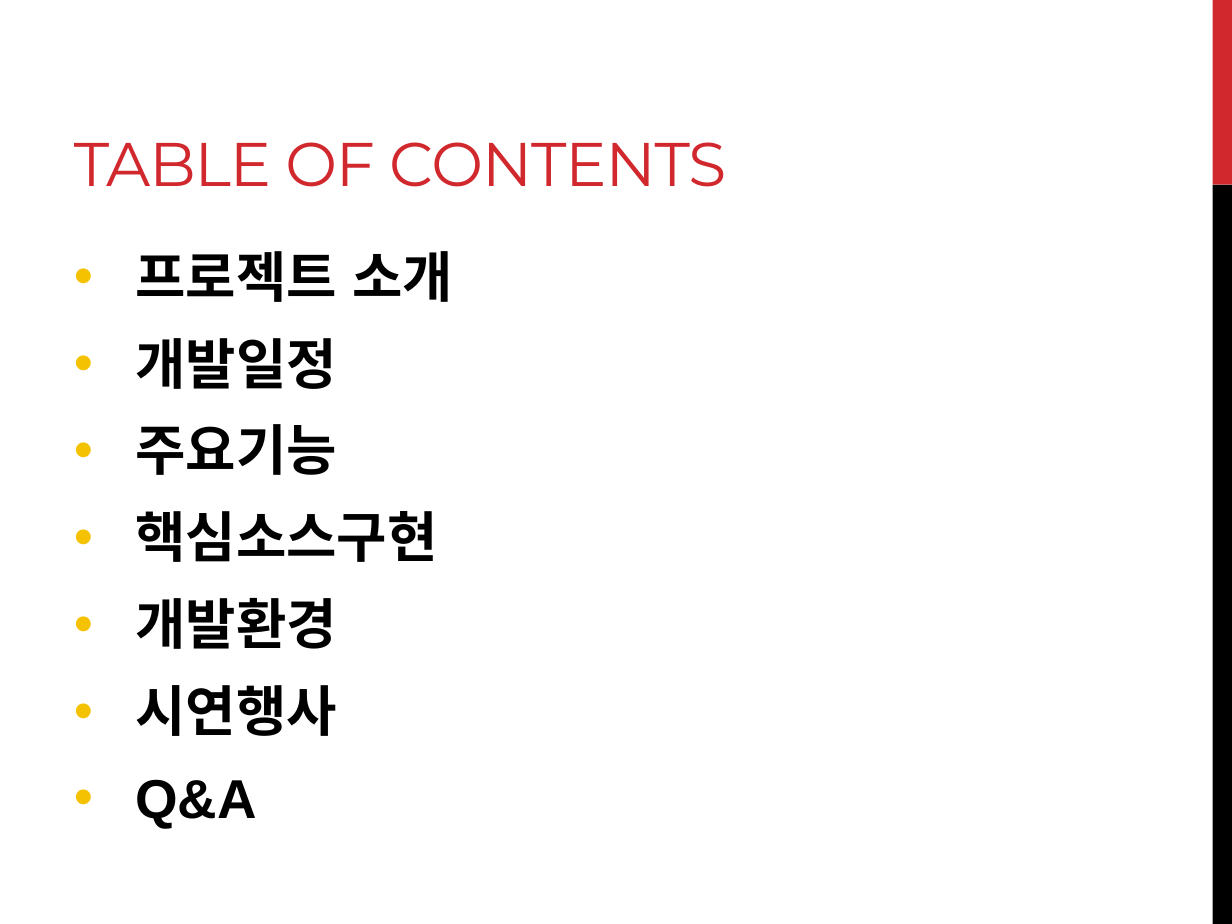
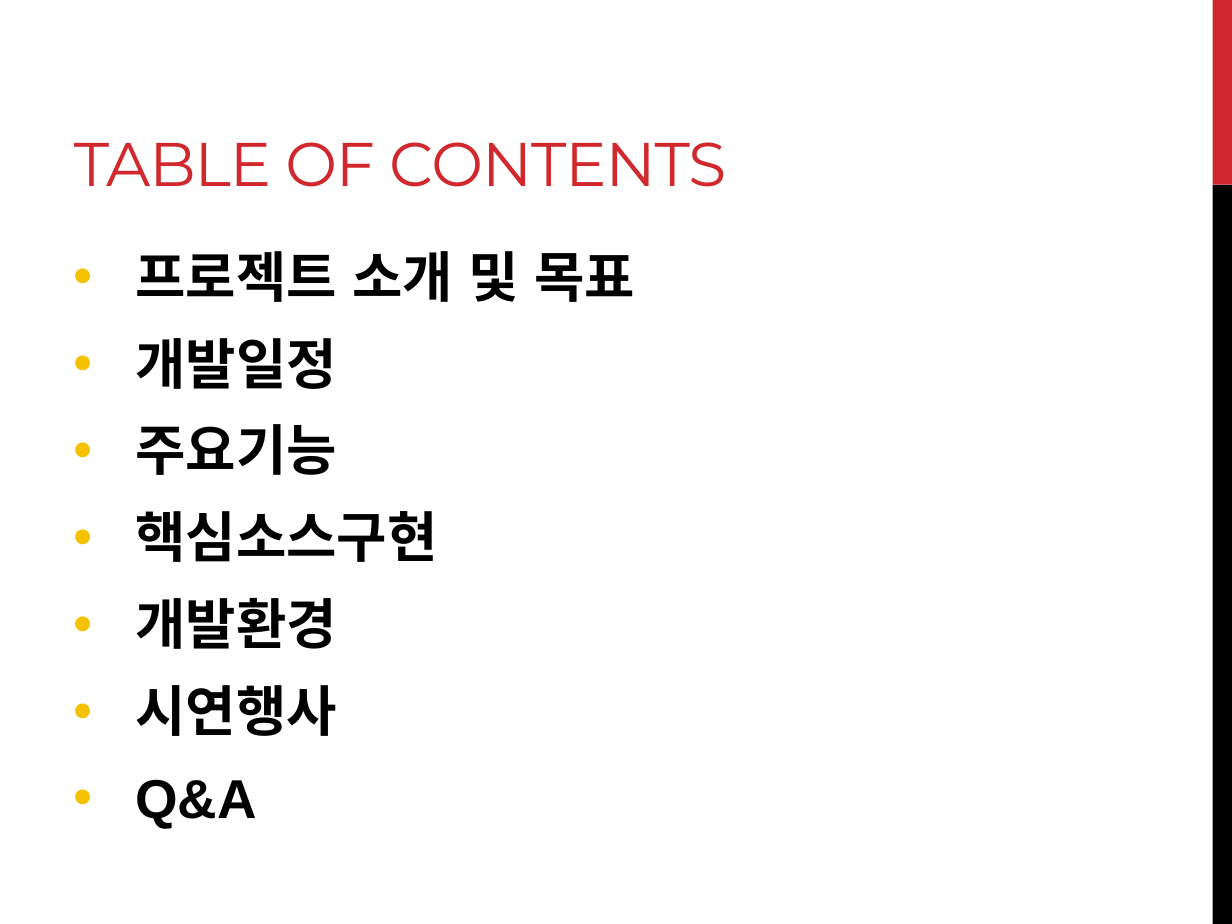
Before and after one commit to jinlee10/javaminiproj, a slide deck: slide 2 of Java_mini_proj_home/java_proj_PPT.pptx. Drawn at 1232x924 pixels with LibreOffice and Linux fonts; fonts in the diff are those of the drawing. Boxes give left, top, right and bottom in pixels: in the first picture for what was removed or moved away, otherwise in the second. Text is boxed around its words. In the diff, an @@ line names an element or a change of style, - is before the commit and + after.

```diff
--- a/Java_mini_proj_home/java_proj_PPT.pptx
+++ b/Java_mini_proj_home/java_proj_PPT.pptx
@@ text at (135, 251, 635, 302): text changed @@
-• 프로젝트 소개
+• 프로젝트 소개 및 목표
```
Also in this commit, not shown: 9 other slides changed, 3 slides added, 1 other file.
